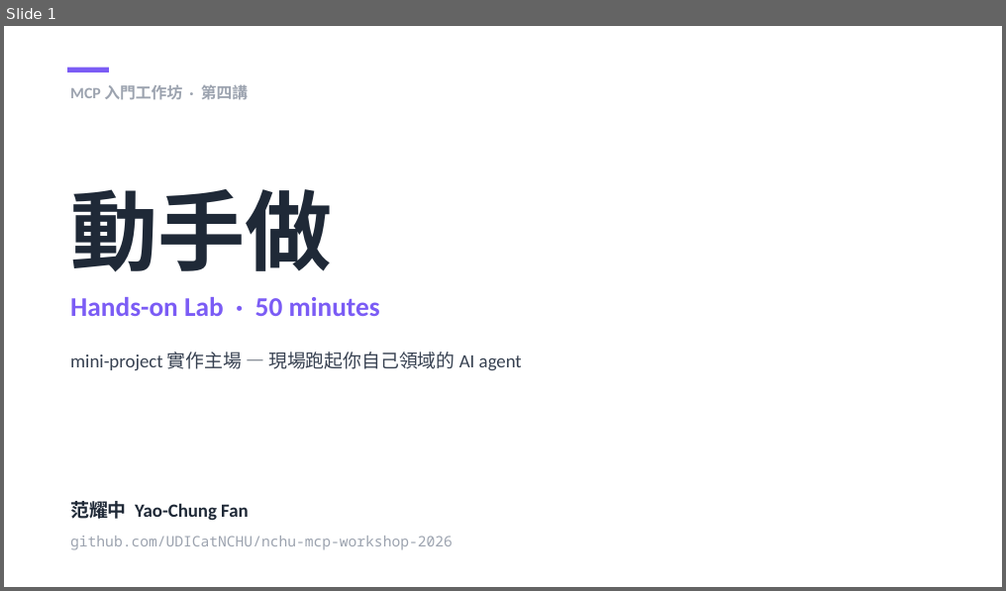
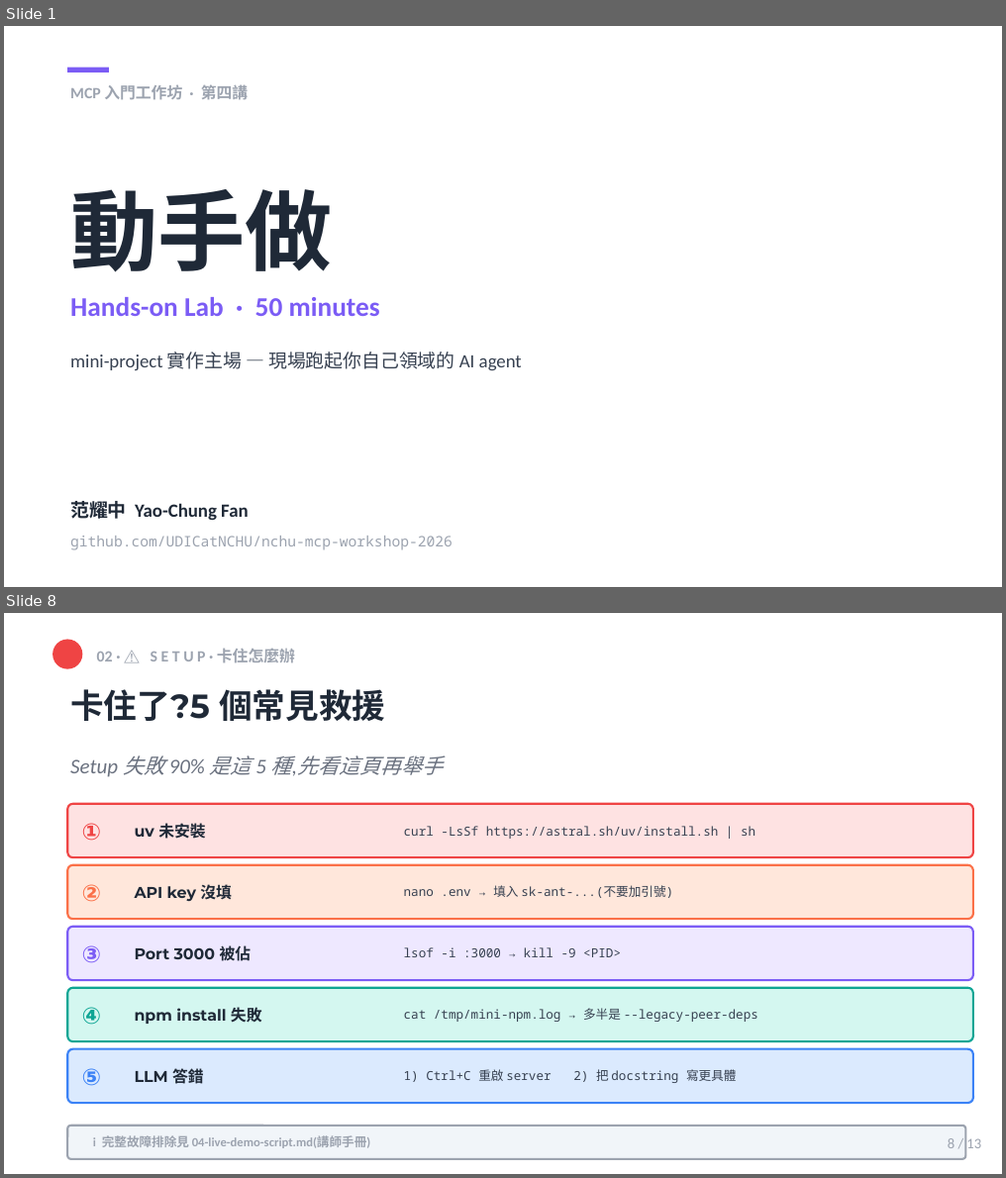
Before and after one commit to mjib007/nchu-mcp-workshop-2026, a slide deck: 04-hands-on-lab.pptx. Shown one above the other, each under a label of ours: slide 1 before the commit, slides 1 and 8 after it; the slides between them are not shown. The pictures are 1006x591 and 1006x1178 pixels, drawn with LibreOffice and Linux fonts; fonts in the diff are those of the drawing. Boxes give left, top, right and bottom in pixels: in the first picture for what was removed or moved away, otherwise in the second. Text is boxed around its words. In the diff, an @@ line names an element or a change of style, - is before the commit and + after.

```diff
--- a/04-hands-on-lab.pptx
+++ b/04-hands-on-lab.pptx
@@ slide 8 added at <box>4,613,1002,1174</box>, background #FFFFFF @@
@@ rectangle added at <box>4,613,1002,1173</box>, fill #FFFFFF @@
@@ ellipse added at <box>53,639,83,668</box>, fill #EF4444 @@
@@ text added at <box>97,648,295,663</box>, 11.2 pt, text #9CA3AF, bold @@
+02 · ⚠ S E T U P · 卡住怎麼辦
@@ text added at <box>70,689,385,721</box>, 24 pt, text #1F2937, bold @@
+卡住了?5 個常見救援
@@ text added at <box>70,756,443,777</box>, 15 pt, text #6B7280, italic @@
+Setup 失敗 90% 是這 5 種,先看這頁再舉手
@@ rounded rectangle added at <box>68,804,973,858</box>, fill #FEE2E2, outline #EF4444 1.5 pt @@
@@ text added at <box>82,823,102,841</box>, 16.5 pt, text #EF4444, bold @@
+①
@@ text added at <box>135,823,205,839</box>, 11.2 pt, text #1F2937, bold @@
+uv 未安裝
@@ text added at <box>404,826,755,839</box>, 9 pt, text #374151 @@
+curl -LsSf https://astral.sh/uv/install.sh | sh
@@ rounded rectangle added at <box>68,865,973,919</box>, fill #FFE7DB, outline #FB7048 1.5 pt @@
@@ text added at <box>82,884,102,902</box>, 16.5 pt, text #FB7048, bold @@
+②
@@ text added at <box>135,884,232,901</box>, 11.2 pt, text #1F2937, bold @@
+API key 沒填
@@ text added at <box>404,885,673,898</box>, 9 pt, text #374151 @@
+nano .env → 填入 sk-ant-...(不要加引號)
@@ rounded rectangle added at <box>68,927,973,980</box>, fill #EEE8FF, outline #7B5CF5 1.5 pt @@
@@ text added at <box>82,946,102,963</box>, 16.5 pt, text #7B5CF5, bold @@
+③
@@ text added at <box>135,946,252,961</box>, 11.2 pt, text #1F2937, bold @@
+Port 3000 被佔
@@ text added at <box>404,948,621,958</box>, 9 pt, text #374151 @@
+lsof -i :3000 → kill -9 <PID>
@@ rounded rectangle added at <box>68,988,973,1042</box>, fill #D4F7F0, outline #0EA594 1.5 pt @@
@@ text added at <box>82,1007,102,1025</box>, 16.5 pt, text #0EA594, bold @@
+④
@@ text added at <box>135,1007,262,1024</box>, 11.2 pt, text #1F2937, bold @@
+npm install 失敗
@@ text added at <box>404,1008,758,1022</box>, 9 pt, text #374151 @@
+cat /tmp/mini-npm.log → 多半是 --legacy-peer-deps
@@ rounded rectangle added at <box>68,1049,973,1103</box>, fill #DBEAFE, outline #3B82F6 1.5 pt @@
@@ text added at <box>82,1068,102,1086</box>, 16.5 pt, text #3B82F6, bold @@
+⑤
@@ text added at <box>135,1066,204,1087</box>, 11.2 pt, text #1F2937, bold @@
+LLM 答錯
@@ text added at <box>404,1069,736,1083</box>, 9 pt, text #374151 @@
+1) Ctrl+C 重啟 server 2) 把 docstring 寫更具體
@@ rounded rectangle added at <box>68,1126,966,1159</box>, fill #F1F5F9, outline #9CA3AF 1.5 pt @@
@@ text added at <box>93,1136,370,1149</box>, 9 pt, text #9CA3AF, bold @@
+i 完整故障排除見 04-live-demo-script.md(講師手冊)
@@ text added at <box>947,1139,981,1149</box>, 10.5 pt, text #9CA3AF @@
+8 / 13
```
Also in this commit, not shown: 11 slides changed, 2 other files.
